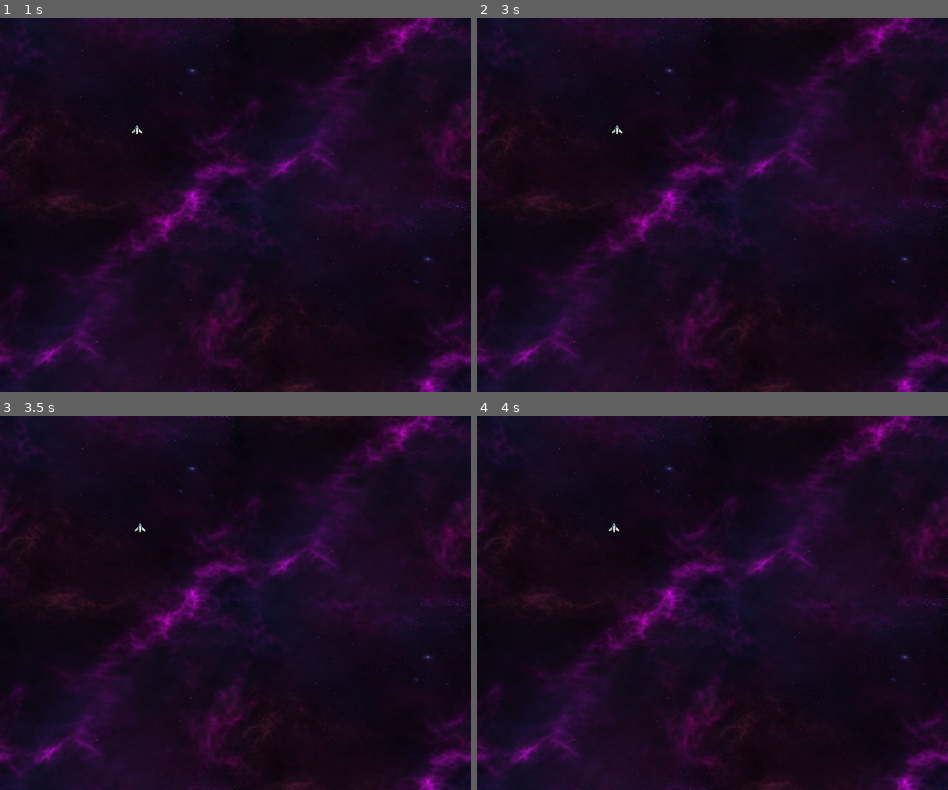
Above: before the commit, frames 1-4 (two rows, left to right).
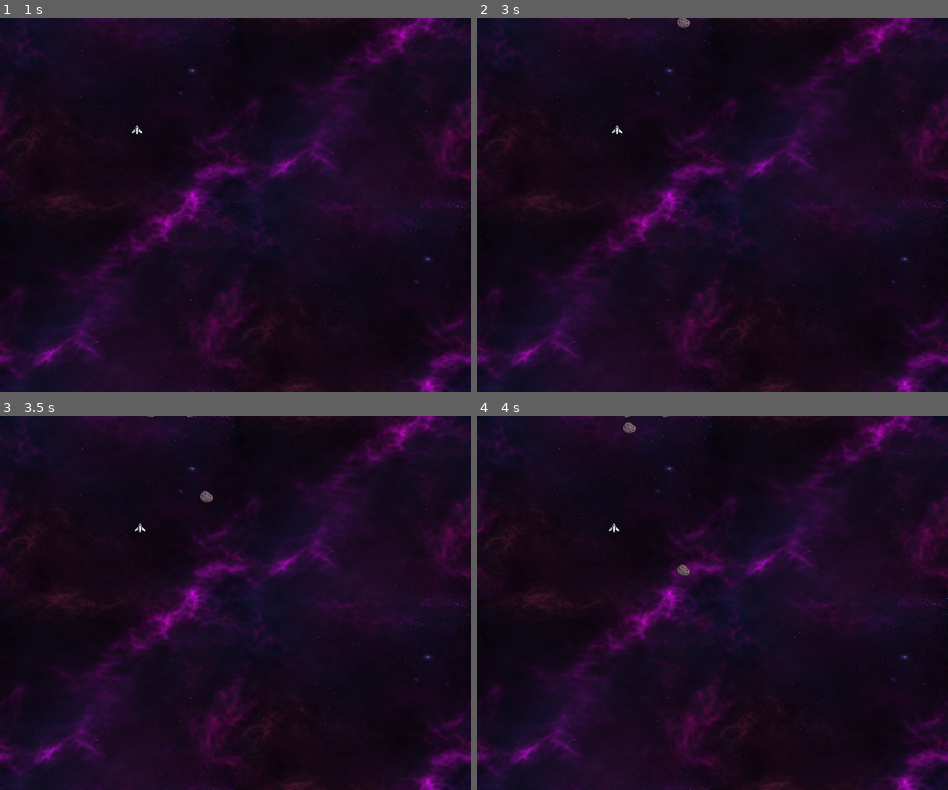
Above: after the commit, the same moments.

Repository: Smart-Jellyfish/SpaceShooter
Game: Godot game, scene res://Scenes/Level/level.tscn
Two runs of this game, one before a commit and one after it. Both use one fixed random seed, a clock stepped at 60 frames per second and the inputs below.
Inputs:
- Up to frame 1 (1 s): tap Enter (Fire Secondary) at 0.5 s; hold Right (Right) from 0.53 s (still down); hold Space (Fire Primary) from 0.53 s (still down)
- Up to frame 2 (3 s): release Right (Right) at 1.28 s; release Space (Fire Primary) at 1.28 s; hold Down (Down) 1.28-2.03 s; tap Enter (Fire Secondary) at 1.35, 2, 2.85 s; hold Right (Right) 2.03-2.78 s; hold Space (Fire Primary) 2.03-2.78 s; hold Up (Up) from 2.78 s (still down)
- Up to frame 3 (3.5 s): keep holding Up (Up)
- Up to frame 4 (4 s): release Up (Up) at 3.53 s; hold Left (Left) from 3.53 s (still down); hold Space (Fire Primary) from 3.53 s (still down)

Frame 1 is identical in both runs. In frame 2, less than 0.1% of the frame differs, in the area x 31-46%, y 0-3%; in frame 3, less than 0.1%; in frame 4, 0.2%, in the area x 31-46%, y 0-43%.

Commit message:
Added code to drop meteors - but they still can get stuck - this is because the type of meteor.tscn is a CharacterBody2d - need to change it

Diff:
--- a/Scenes/Level/level.gd
+++ b/Scenes/Level/level.gd
@@ -1,4 +1,6 @@
 extends Node2D
+
+var meteor_scene: PackedScene = load("res://Scenes/Meteor/meteor.tscn")
 
 # Called when the node enters the scene tree for the first time.
 func _ready():
@@ -65,4 +67,5 @@
 
 
 func _on_timer_timeout():
-	print("Timer goes boom")
+	var meteor = meteor_scene.instantiate()
+	$Meteors.add_child(meteor)
--- a/Scenes/Level/level.tscn
+++ b/Scenes/Level/level.tscn
@@ -1,11 +1,8 @@
-[gd_scene load_steps=10 format=3 uid="uid://dwmevtv7xx4l8"]
+[gd_scene load_steps=7 format=3 uid="uid://dwmevtv7xx4l8"]
 
 [ext_resource type="PackedScene" uid="uid://cq5l5aa2ugmc" path="res://Scenes/Player/player.tscn" id="1_8qg1i"]
 [ext_resource type="Script" path="res://Scenes/Level/level.gd" id="1_nhu14"]
 [ext_resource type="Texture2D" uid="uid://6jgj0vxm481j" path="res://Assets/Images/Backgrounds/Nebulas/Nebula_24.png" id="2_o8wi1"]
-[ext_resource type="PackedScene" uid="uid://qb0u7fvksco" path="res://Scenes/Meteor/meteor.tscn" id="2_tkfv2"]
-[ext_resource type="Script" path="res://Scenes/Meteor/meteor.gd" id="4_kdpwa"]
-[ext_resource type="Script" path="res://Scenes/Player/player.gd" id="5_q802x"]
 
 [sub_resource type="RectangleShape2D" id="RectangleShape2D_hndov"]
 size = Vector2(10, 10)
@@ -30,12 +27,8 @@
 offset_bottom = 40.0
 texture = ExtResource("2_o8wi1")
 
-[node name="Meteor" parent="." instance=ExtResource("2_tkfv2")]
-script = ExtResource("4_kdpwa")
-
 [node name="Player" parent="." instance=ExtResource("1_8qg1i")]
 position = Vector2(364, 304)
-script = ExtResource("5_q802x")
 
 [node name="Borders" type="Node2D" parent="."]
 visible = false
@@ -62,4 +55,6 @@
 [node name="CollisionShape2D" type="CollisionShape2D" parent="Borders/RightBorder"]
 shape = SubResource("RectangleShape2D_tt652")
 
+[node name="Meteors" type="Node2D" parent="."]
+
 [connection signal="timeout" from="Timer" to="." method="_on_timer_timeout"]
--- a/Scenes/Meteor/meteor.gd
+++ b/Scenes/Meteor/meteor.gd
@@ -12,13 +12,17 @@
 	# Set ramdom direction
 	ROTATE_CLOCKWISE = randi_range(0, 100) % 2 == 1
 
-	# Set ramdom sprite
+	# Set a random velocity
 	VELOCITY = randf_range(1, 10)
 
 	# Set random start position
+	var width  = get_viewport().get_visible_rect().size[0]
+	var random_x = randi_range(0, width)
+	var random_y = randi_range(-150, 50)
+	position = Vector2(random_x, random_y)
 
-
-
+func _process(delta):
+		position += Vector2(0, 1.0) * 400 * delta
 # Called every frame. 'delta' is the elapsed time since the previous frame.
 func _physics_process(delta):
 	if ROTATE_CLOCKWISE:
--- a/Scenes/Meteor/meteor.tscn
+++ b/Scenes/Meteor/meteor.tscn
@@ -1,13 +1,13 @@
 [gd_scene load_steps=4 format=3 uid="uid://qb0u7fvksco"]
 
 [ext_resource type="Texture2D" uid="uid://5448ahs1div6" path="res://Assets/Images/Asteroids/Asteroid 01 - Base.png" id="1_gjjk4"]
-[ext_resource type="Script" path="res://Scenes/Meteor/Meteor.gd" id="2_dbfed"]
+[ext_resource type="Script" path="res://Scenes/Meteor/meteor.gd" id="1_wdrnm"]
 
 [sub_resource type="CircleShape2D" id="CircleShape2D_h1nsi"]
 radius = 18.0
 
 [node name="Meteor" type="CharacterBody2D"]
-script = ExtResource("2_dbfed")
+script = ExtResource("1_wdrnm")
 
 [node name="Sprite2D" type="Sprite2D" parent="."]
 texture = ExtResource("1_gjjk4")
--- a/Scenes/Player/player.tscn
+++ b/Scenes/Player/player.tscn
@@ -1,10 +1,10 @@
 [gd_scene load_steps=3 format=3 uid="uid://cq5l5aa2ugmc"]
 
-[ext_resource type="Script" path="res://Scenes/Player/Player.gd" id="1_4u2e1"]
+[ext_resource type="Script" path="res://Scenes/Player/player.gd" id="1_edais"]
 [ext_resource type="Texture2D" uid="uid://cry5ldvw70col" path="res://Assets/Images/Ship/Main Ship - Base - Full health.png" id="2_k5msw"]
 
 [node name="Player" type="CharacterBody2D"]
-script = ExtResource("1_4u2e1")
+script = ExtResource("1_edais")
 
 [node name="Sprite2D" type="Sprite2D" parent="."]
 texture = ExtResource("2_k5msw")
